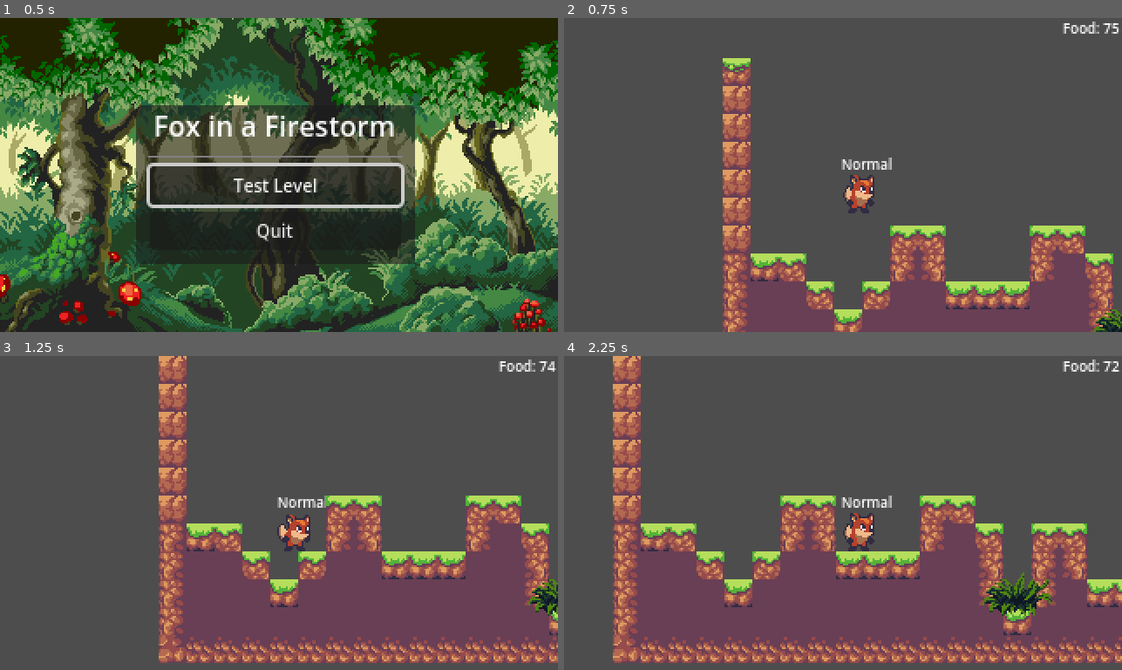
Above: before the commit, frames 1-4 (two rows, left to right).
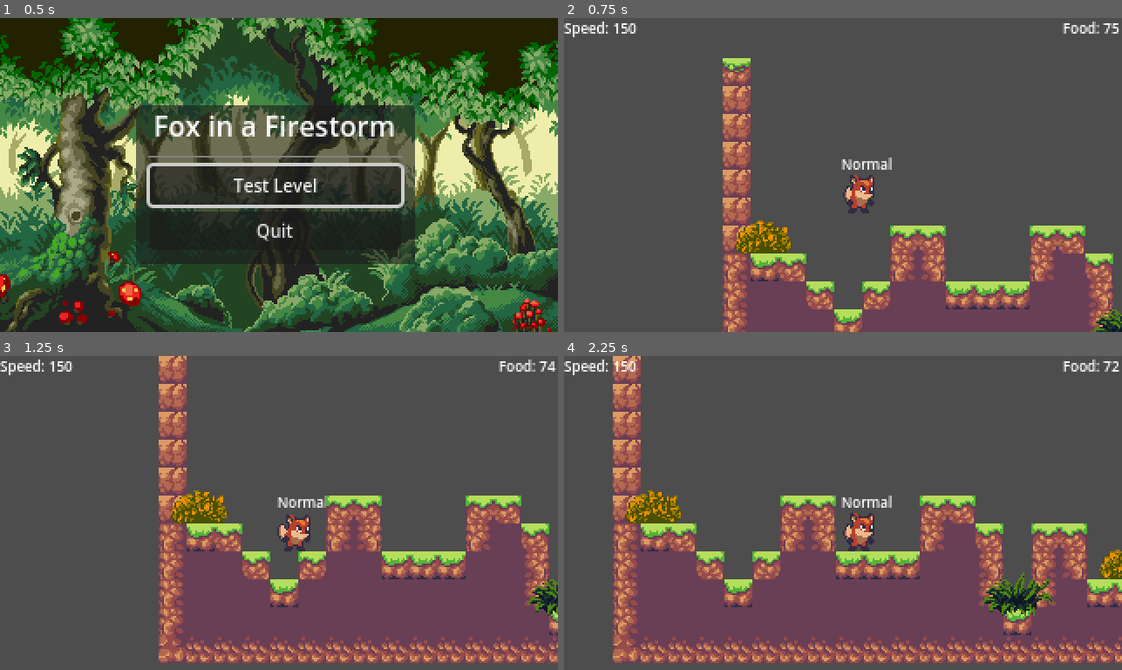
Above: after the commit, the same moments.

Repository: JP-Dhabolt/fox-in-a-firestorm
Game: Godot game, scene res://scenes/levels/Main.tscn
The game is run twice, just before and just after one commit, with the same random seed, the same clock (stepped at 60 frames per second) and the same inputs.
Inputs (mouse positions are in pixels of both pictures, inside the frame that each line leads up to):
- Up to frame 1 (0.5 s): no input
- Up to frame 2 (0.75 s): click "Test Level" at 0.5 s
- Up to frame 3 (1.25 s): no input
- Up to frame 4 (2.25 s): tap Enter at 1.25 s; move the mouse to (815, 575) at 1.27 s; hold D (move_right) 1.28-2 s; hold Shift 1.28-2 s; click (815, 575) at 1.42 s; tap Space (jump) at 1.52 s; drag from (1010, 560) to (1021, 666) at 2.02 s

Frame 1 is identical in both runs. In frame 2, 1.0% of the frame differs, in the area x 0-41%, y 1-75%; in frame 3, 1.1%; in frame 4, 1.4%, in the area x 0-100%, y 1-72%.

Commit message:
Add Bush and mechanics

Diff:
--- a/game/scenes/characters/Player/Eating.gd
+++ b/game/scenes/characters/Player/Eating.gd
@@ -1,19 +1,14 @@
 extends PlayerState
 
 var crouch_animation = "Crouch"
-var original_movement_speed: int
 @export var player_speed_multiplier = 0.5
 @export var food_amount = 10
 
 func enter(_previous_state):
 	state_machine.player.sprite.play(crouch_animation)
 	state_machine.start_eat_timer()
-	original_movement_speed = state_machine.player.movement_speed
-	state_machine.player.movement_speed = int(state_machine.player.movement_speed * player_speed_multiplier)
+	state_machine.change_player_speed(player_speed_multiplier, state_machine.eat_timer.time_left)
 	state_machine.player.eat(food_amount)
-
-func exit():
-	state_machine.player.movement_speed = original_movement_speed
 
 func on_timeout(timer: Timer):
 	if timer.name == "EatTimer":
--- a/game/scenes/characters/Player/Player.gd
+++ b/game/scenes/characters/Player/Player.gd
@@ -4,7 +4,7 @@
 signal collided_with(node: Node2D)
 
 @export var gravity: int = 15
-@export var movement_speed: int = 150
+@export var movement_speed: float = 150.0
 @export var jump_force: int = 200
 @export var pounce_force: int = 50
 @export var food: int = 75
--- a/game/scenes/characters/Player/PlayerState.gd
+++ b/game/scenes/characters/Player/PlayerState.gd
@@ -8,8 +8,10 @@
 	assert(state_machine != null, "PlayerState needs to be a child of PlayerStateMachine")
 	state_machine.register_state(self)
 
-func on_collision(_node: Node2D) -> void:
-	pass
+func on_collision(node: Node2D) -> void:
+	var bush := node as Bush
+	if bush != null:
+		state_machine.register_impact()
 
 func on_timeout(_timer: Timer) -> void:
 	pass
--- a/game/scenes/characters/Player/PlayerStateMachine.gd
+++ b/game/scenes/characters/Player/PlayerStateMachine.gd
@@ -4,7 +4,12 @@
 
 @export var eat_timer: Timer
 @export var hurt_timer: Timer
+@export var impact_slowdown_amount: float = 0.9
+@export var impact_slowdown_time: float = 6.0
+
 var player: Player
+var _player_speed_changes: Array[PlayerSpeedChange] = []
+var _elapsed_time: float = 0.0
 
 func _ready():
 	await owner.ready
@@ -13,6 +18,7 @@
 	super._ready()
 
 func _process(delta):
+	_elapsed_time += delta
 	_handle_basic_movement()
 	super._process(delta)
 
@@ -22,11 +28,29 @@
 func start_eat_timer():
 	eat_timer.start()
 
+func change_player_speed(multiplier: float, duration: float):
+	player.movement_speed = player.movement_speed * multiplier
+	_player_speed_changes.append(PlayerSpeedChange.new(multiplier, duration + _elapsed_time))
+
+func register_impact():
+	change_player_speed(impact_slowdown_amount, impact_slowdown_time)
+
 func _handle_basic_movement():
+	_handle_speed_updates()
 	var player_state := current_state as PlayerState
 	if player_state == null or player_state.movement_allowed():
 		var movement = Input.get_axis("move_left", "move_right")
 		player.velocity.x = movement * player.movement_speed
+
+func _handle_speed_updates():
+	var items_to_remove: Array[PlayerSpeedChange] = []
+	for speed_change in _player_speed_changes:
+		if _elapsed_time > speed_change.expiration:
+			items_to_remove.append(speed_change)
+
+	for item in items_to_remove:
+		player.movement_speed = player.movement_speed / item.speed_multiplier
+		_player_speed_changes.erase(item)
 
 func _on_player_collided_with(node: Node2D):
 	var player_state := current_state as PlayerState
--- a/game/scenes/characters/Player/Pouncing.gd
+++ b/game/scenes/characters/Player/Pouncing.gd
@@ -15,3 +15,5 @@
 	if leaves != null:
 		leaves.eat_me()
 		state_machine.transition_to("Eating")
+	else:
+		super.on_collision(node)
--- a/game/scenes/interface/HUD/HUD.tscn
+++ b/game/scenes/interface/HUD/HUD.tscn
@@ -1,7 +1,8 @@
-[gd_scene load_steps=3 format=3 uid="uid://ub25a470q2tw"]
+[gd_scene load_steps=4 format=3 uid="uid://ub25a470q2tw"]
 
 [ext_resource type="Script" path="res://scenes/interface/HUD/HUD.gd" id="1_pdqff"]
 [ext_resource type="Script" path="res://scenes/interface/HUD/Food.gd" id="2_o3t81"]
+[ext_resource type="Script" path="res://scenes/interface/HUD/Speed.gd" id="3_780r7"]
 
 [node name="HUD" type="Node2D"]
 script = ExtResource("1_pdqff")
@@ -16,3 +17,9 @@
 text = "Food: 100"
 horizontal_alignment = 2
 script = ExtResource("2_o3t81")
+
+[node name="Speed" type="Label" parent="CanvasLayer"]
+offset_right = 40.0
+offset_bottom = 23.0
+theme_override_font_sizes/font_size = 8
+script = ExtResource("3_780r7")
--- /dev/null
+++ b/game/scenes/interface/HUD/Speed.gd
@@ -0,0 +1,10 @@
+extends Label
+
+var player: Player
+func _ready():
+	await owner.ready
+	player = owner.player as Player
+	assert(player != null, "Player must be available to use this node")
+
+func _process(_delta):
+	text = "Speed: " + str(int(player.movement_speed))
--- a/game/scenes/interface/MainMenu/MainMenu.gd
+++ b/game/scenes/interface/MainMenu/MainMenu.gd
@@ -10,4 +10,4 @@
 	test_level_button.grab_focus()
 
 func _load_test_level():
-	get_tree().change_scene_to_file("res://scenes/levels/TestLevel.tscn")
+	get_tree().change_scene_to_file("res://scenes/levels/TestLevel/TestLevel.tscn")
--- /dev/null
+++ b/game/scenes/levels/TestLevel/SpawnableBush.tres
@@ -0,0 +1,9 @@
+[gd_resource type="Resource" script_class="SpawnableItem" load_steps=3 format=3 uid="uid://ciylhfor8pce6"]
+
+[ext_resource type="Script" path="res://custom_resources/SpawnableItem.gd" id="1_eot6i"]
+[ext_resource type="PackedScene" uid="uid://cqxpnx2h0qmof" path="res://scenes/objects/Bush/Bush.tscn" id="2_xc8fp"]
+
+[resource]
+script = ExtResource("1_eot6i")
+spawn_possibility = 0.15
+spawn_item = ExtResource("2_xc8fp")
--- a/game/scenes/levels/TestLevel/SpawnableLeaf.tres
+++ b/game/scenes/levels/TestLevel/SpawnableLeaf.tres
@@ -1,7 +1,7 @@
 [gd_resource type="Resource" script_class="SpawnableItem" load_steps=3 format=3 uid="uid://bxrhlvm471kb3"]
 
 [ext_resource type="Script" path="res://custom_resources/SpawnableItem.gd" id="1_4oh8q"]
-[ext_resource type="PackedScene" uid="uid://bbgdrnpmiv3ny" path="res://scenes/objects/Leaves.tscn" id="2_8lp0b"]
+[ext_resource type="PackedScene" uid="uid://bbgdrnpmiv3ny" path="res://scenes/objects/Leaves/Leaves.tscn" id="2_8lp0b"]
 
 [resource]
 script = ExtResource("1_4oh8q")
--- a/game/scenes/levels/TestLevel.tscn
+++ b/game/scenes/levels/TestLevel/TestLevel.tscn
@@ -1,8 +1,9 @@
-[gd_scene load_steps=6 format=3 uid="uid://dsyeewn78c28r"]
+[gd_scene load_steps=7 format=3 uid="uid://dsyeewn78c28r"]
 
 [ext_resource type="PackedScene" uid="uid://cqnuwdbv7t1jm" path="res://scenes/characters/Player/Player.tscn" id="2"]
 [ext_resource type="PackedScene" uid="uid://ub25a470q2tw" path="res://scenes/interface/HUD/HUD.tscn" id="2_j5s88"]
 [ext_resource type="Resource" uid="uid://bxrhlvm471kb3" path="res://scenes/levels/TestLevel/SpawnableLeaf.tres" id="4_dxeso"]
+[ext_resource type="Resource" uid="uid://ciylhfor8pce6" path="res://scenes/levels/TestLevel/SpawnableBush.tres" id="5_c7lt4"]
 [ext_resource type="PackedScene" uid="uid://g5xdeqs6ky7f" path="res://scenes/interface/MenuModal/MenuModal.tscn" id="5_hsehm"]
 [ext_resource type="PackedScene" uid="uid://ceqcxqo62twgj" path="res://scenes/systems/TerrainGenerator.tscn" id="5_p6tqq"]
 
@@ -21,7 +22,7 @@
 [node name="TerrainGenerator" parent="." node_paths=PackedStringArray("player_node") instance=ExtResource("5_p6tqq")]
 position = Vector2(-128, -128)
 player_node = NodePath("../Player")
-spawnable_items = Array[Resource("res://custom_resources/SpawnableItem.gd")]([ExtResource("4_dxeso")])
+spawnable_items = Array[Resource("res://custom_resources/SpawnableItem.gd")]([ExtResource("4_dxeso"), ExtResource("5_c7lt4")])
 
 [node name="MenuModal" parent="." instance=ExtResource("5_hsehm")]
 top_level = true
--- /dev/null
+++ b/game/scenes/objects/Bush/Bush.gd
@@ -0,0 +1,7 @@
+extends Area2D
+class_name Bush
+
+func _on_body_entered(body:Node2D):
+	var player := body as Player
+	if player != null:
+		player.on_collision(self)
--- /dev/null
+++ b/game/scenes/objects/Bush/Bush.tscn
@@ -0,0 +1,23 @@
+[gd_scene load_steps=4 format=3 uid="uid://cqxpnx2h0qmof"]
+
+[ext_resource type="Script" path="res://scenes/objects/Bush/Bush.gd" id="1_nytwi"]
+[ext_resource type="Texture2D" uid="uid://d2gistts5ig2x" path="res://sprites/sunnyland_2d_pixel_art_pack/bush-color-modified.png" id="1_wwkum"]
+
+[sub_resource type="RectangleShape2D" id="RectangleShape2D_j5rnc"]
+size = Vector2(12, 14)
+
+[node name="Bush" type="Area2D"]
+collision_layer = 8
+collision_mask = 2
+script = ExtResource("1_nytwi")
+
+[node name="Sprite2D" type="Sprite2D" parent="."]
+position = Vector2(-0.440004, -1.48)
+scale = Vector2(0.72, 0.68)
+texture = ExtResource("1_wwkum")
+
+[node name="CollisionShape2D" type="CollisionShape2D" parent="."]
+position = Vector2(-0.440004, -0.48)
+shape = SubResource("RectangleShape2D_j5rnc")
+
+[connection signal="body_entered" from="." to="." method="_on_body_entered"]
--- a/game/scenes/objects/Leaves.tscn
+++ b/game/scenes/objects/Leaves/Leaves.tscn
@@ -1,26 +1,26 @@
 [gd_scene load_steps=9 format=3 uid="uid://bbgdrnpmiv3ny"]
 
-[ext_resource type="Script" path="res://scenes/objects/Leaves.gd" id="2"]
-[ext_resource type="Texture2D" uid="uid://bfi8tjy4abfkt" path="res://sprites/sunnyland_tall_forest_environment/Plant-color-modified.png" id="2_trtpr"]
-[ext_resource type="Texture2D" uid="uid://djesyiipacv8a" path="res://sprites/sunnyland_tall_forest_environment/Plant-swaying-modified.png" id="3_6brns"]
+[ext_resource type="Script" path="res://scenes/objects/Leaves/Leaves.gd" id="1_gmtji"]
+[ext_resource type="Texture2D" uid="uid://bfi8tjy4abfkt" path="res://sprites/sunnyland_tall_forest_environment/Plant-color-modified.png" id="2_nhrd6"]
+[ext_resource type="Texture2D" uid="uid://djesyiipacv8a" path="res://sprites/sunnyland_tall_forest_environment/Plant-swaying-modified.png" id="3_2kn5c"]
 
 [sub_resource type="AtlasTexture" id="AtlasTexture_ip8vs"]
-atlas = ExtResource("3_6brns")
+atlas = ExtResource("3_2kn5c")
 region = Rect2(0, 0, 40, 27)
 
 [sub_resource type="AtlasTexture" id="AtlasTexture_x24ha"]
-atlas = ExtResource("3_6brns")
+atlas = ExtResource("3_2kn5c")
 region = Rect2(45, 0, 40, 27)
 
 [sub_resource type="AtlasTexture" id="AtlasTexture_0jgvn"]
-atlas = ExtResource("3_6brns")
+atlas = ExtResource("3_2kn5c")
 region = Rect2(90, 0, 40, 27)
 
 [sub_resource type="SpriteFrames" id="SpriteFrames_v73on"]
 animations = [{
 "frames": [{
 "duration": 1.0,
-"texture": ExtResource("2_trtpr")
+"texture": ExtResource("2_nhrd6")
 }],
 "loop": true,
 "name": &"empty",
@@ -51,7 +51,7 @@
 position = Vector2(0, -8)
 collision_layer = 8
 collision_mask = 2
-script = ExtResource("2")
+script = ExtResource("1_gmtji")
 
 [node name="AnimatedSprite2D" type="AnimatedSprite2D" parent="."]
 sprite_frames = SubResource("SpriteFrames_v73on")
--- /dev/null
+++ b/game/scripts/PlayerSpeedChange.gd
@@ -0,0 +1,9 @@
+extends Object
+class_name PlayerSpeedChange
+
+var speed_multiplier: float
+var expiration: float
+
+func _init(multiplier: float, expiration_time: float):
+	self.speed_multiplier = multiplier
+	self.expiration = expiration_time
Renamed: game/scenes/objects/Leaves.gd -> game/scenes/objects/Leaves/Leaves.gd
Binary file added: game/sprites/sunnyland_2d_pixel_art_pack/bush-color-modified.png
Not shown, added: game/sprites/sunnyland_2d_pixel_art_pack/bush-color-modified.png.import
Not shown, added: resources/sunnlyand_2d_pixel_art_pack/environment/props/bush-color-modified.png
